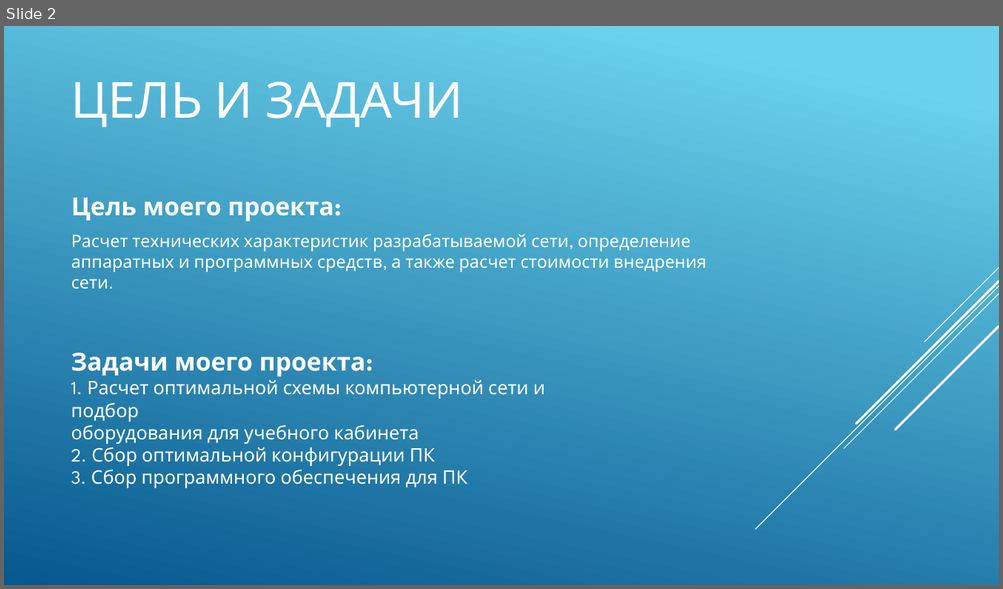
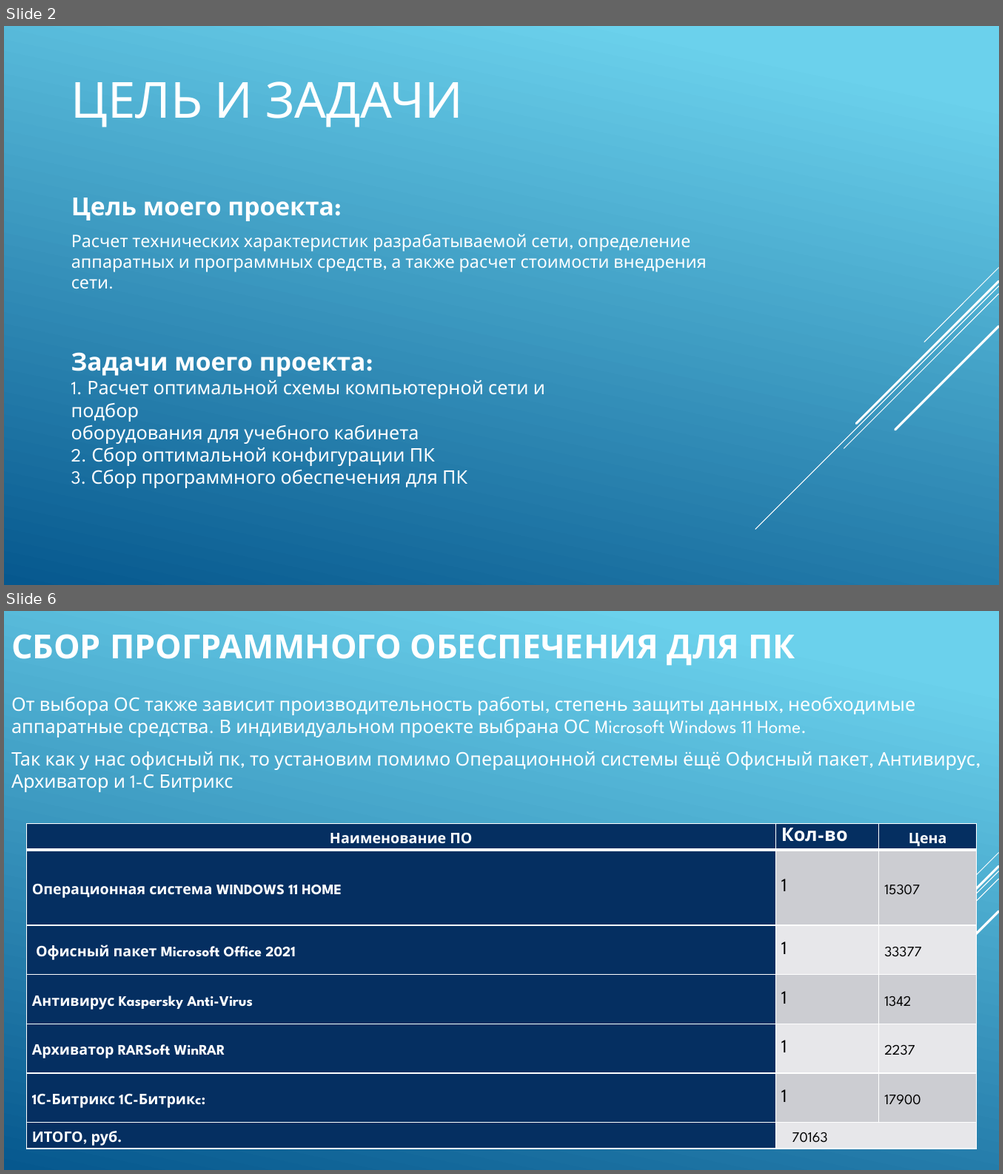
Before and after one commit to gozerentt/docrepo, a slide deck: Проект/Индивидуальный проект.pptx. Shown one above the other, each under a label of ours: slide 2 before the commit, slides 2 and 6 after it; the slides between them are not shown. The pictures are 1003x589 and 1003x1174 pixels, drawn with LibreOffice and Linux fonts; fonts in the diff are those of the drawing. Boxes give left, top, right and bottom in pixels: in the first picture for what was removed or moved away, otherwise in the second. Text is boxed around its words. In the diff, an @@ line names an element or a change of style, - is before the commit and + after.

```diff
--- a/Проект/Индивидуальный проект.pptx
+++ b/Проект/Индивидуальный проект.pptx
@@ slide 6 added at (4, 611, 999, 1170), background gradient #6ED2EB to #06588E; not listed: 5 template elements that a slide beside it also shows @@
@@ title added at (11, 634, 794, 666), 32 pt, text #FFFFFF, bold @@
+СБОР ПРОГРАММНОГО ОБЕСПЕЧЕНИЯ ДЛЯ ПК
@@ text added at (11, 697, 975, 792), 18 pt, text #FFFFFF @@
+От выбора ОС также зависит производительность работы, степень защиты данных, необходимые аппаратные средства. В индивидуальном проекте выбрана ОС Microsoft Windows 11 Home.
+Так как у нас офисный пк, то установим помимо Операционной системы ёщё Офисный пакет, Антивирус, Архиватор и 1-С Битрикс
@@ table added at (26, 823, 976, 1149), 7 rows, 3 columns @@
+Наименование ПО | Кол-во | Цена
+Операционная система WINDOWS 11 HOME | 1 | 15307
+Офисный пакет Microsoft Office 2021 | 1 | 33377
+Антивирус Kaspersky Anti-Virus | 1 | 1342
+Архиватор RARSoft WinRAR | 1 | 2237
+1С-Битрикс 1С-Битрикc: | 1 | 17900
+ИТОГО, руб. | 70163 | 
```
Also in this commit, not shown: 1 slide changed, 3 other slides added, 1 slide removed, 1 other file.
